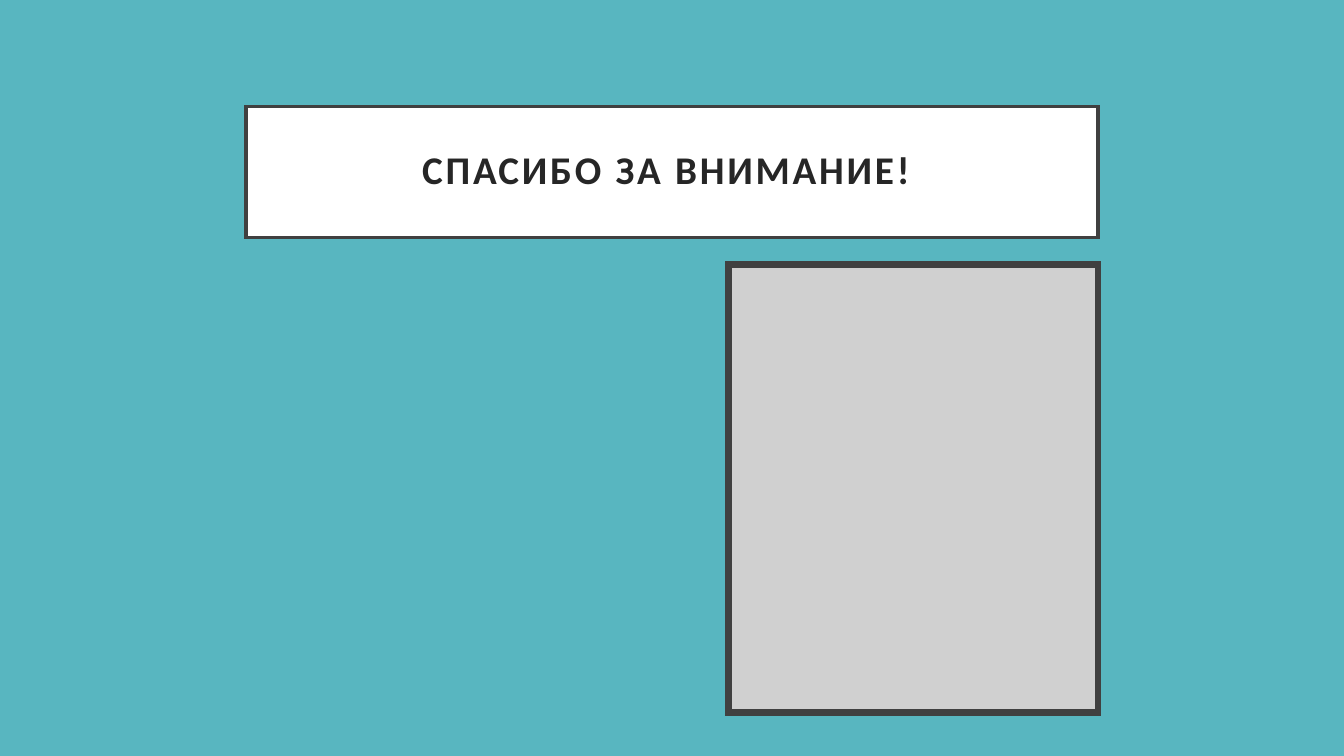
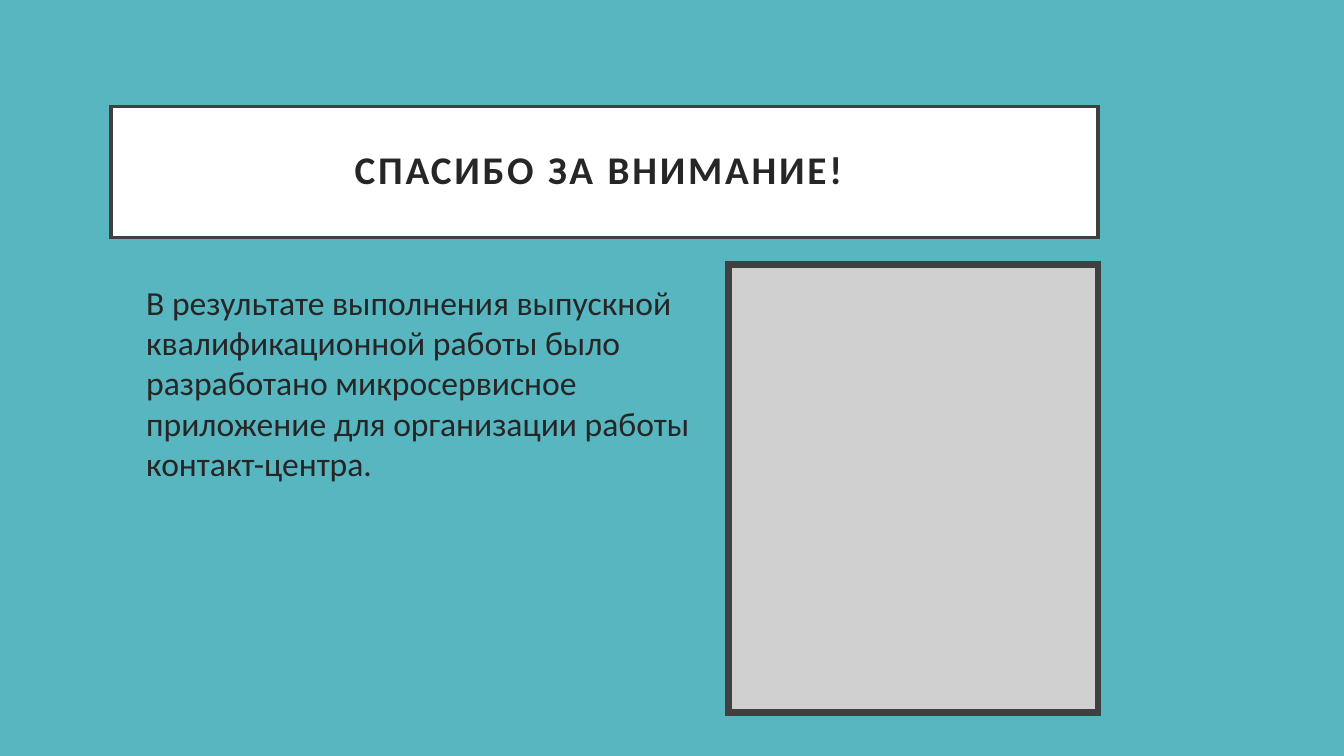
Before and after one commit to Ilyichovskiy/final.qualifying.work, a slide deck: slide 12 of results/Презентация ВКР Мазуров Илья.pptx. Drawn at 1344x756 pixels with LibreOffice and Linux fonts; fonts in the diff are those of the drawing; grey boxes stand for pictures. Boxes give left, top, right and bottom in pixels: in the first picture for what was removed or moved away, otherwise in the second. Text is boxed around its words. In the diff, an @@ line names an element or a change of style, - is before the commit and + after.

Commit message:
feat: доделано заключение в презентации

```diff
--- a/results/Презентация ВКР Мазуров Илья.pptx
+++ b/results/Презентация ВКР Мазуров Илья.pptx
@@ title "СПАСИБО ЗА ВНИМАНИЕ!": place and size @@
-title "СПАСИБО ЗА ВНИМАНИЕ!" at (246, 106, 1098, 237)
+title "СПАСИБО ЗА ВНИМАНИЕ!" at (111, 106, 1098, 237)
@@ text added at (146, 292, 690, 482), 24 pt, text #262626 @@
+o В результате выполнения выпускной квалификационной работы было разработано микросервисное приложение для организации работы контакт-центра.
```
